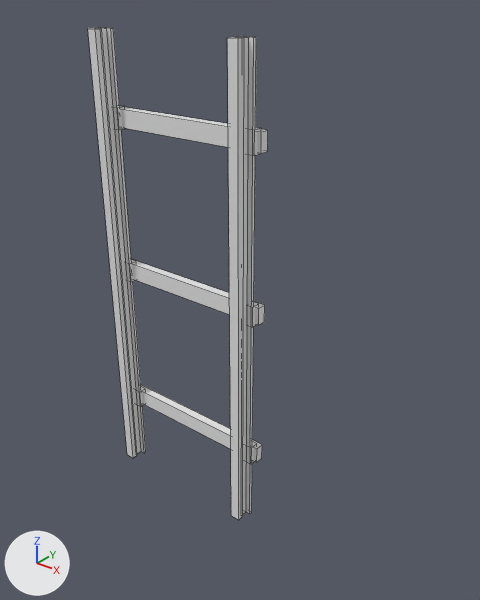
The FBX model Assets/Fbx/WhiteModel/电梯/中型电梯导轨_3m.fbx as it was, and as the next commit left it.
Rendered twice from a 50 mm lens placed at (2.65, -1.83, 3.26), pointed at (0.42, 0.96, 1.53). Arrows for +X, +Y and +Z are at lower left; the lights stay in place. The first picture is the older version. Mesh edges are drawn as thin lines. Where no turn or scale is listed for an object, it has been applied to the vertices.

In view in the first picture: '中型电梯导轨_3m_Export'.
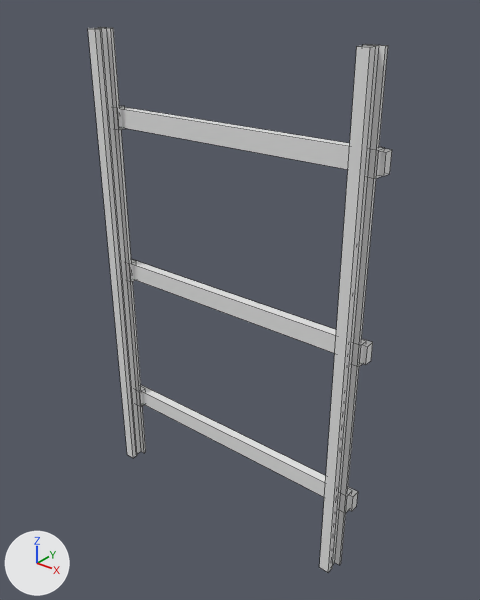
The newer file is also turned or shifted as a whole; pictures and numbers use the older file's frame.

Pixel boxes (x1, y1, x2, y2) of what changed, in the pictures (480 x 600 px; the box of a moved part takes in the faces that stretch with it):
'中型电梯导轨_3m_Export', reshaped (69% wider, 11% taller): before (88, 27, 268, 520); after (88, 27, 392, 573)
part 1 of me_中型电梯导轨_3m_001, moved or reshaped: before (227, 37, 244, 520); after (319, 46, 376, 573)
part 2 of me_中型电梯导轨_3m_001, moved or reshaped: before (239, 37, 249, 514); after (333, 45, 379, 564)
part 3 of me_中型电梯导轨_3m_001, moved or reshaped: before (236, 36, 256, 514); after (335, 44, 388, 565)
part 4 of me_中型电梯导轨_3m_001, moved or reshaped: before (246, 442, 257, 464); after (339, 489, 352, 513)
part 5 of me_中型电梯导轨_3m_001, moved or reshaped: before (246, 302, 259, 327); after (351, 339, 366, 367)
part 6 of me_中型电梯导轨_3m_001, moved or reshaped: before (247, 127, 261, 155); after (367, 147, 385, 179)
part 7 of me_中型电梯导轨_3m_001, moved or reshaped: before (141, 385, 262, 462); after (141, 385, 358, 511)
part 8 of me_中型电梯导轨_3m_001, moved or reshaped: before (131, 259, 265, 325); after (131, 259, 373, 365)
part 9 of me_中型电梯导轨_3m_001, moved or reshaped: before (121, 107, 268, 153); after (121, 107, 392, 176)

The change in detail:
me_中型电梯导轨_3m_001 is used by ob_中型电梯导轨_3m_export; location (0.0, 0.0, 0.0).
Before the commit, vertices of me_中型电梯导轨_3m_001: 49 (0.61, 0.9, 0.44) at pixel (256, 462), 50 (0.61, 0.96, 0.44) at pixel (261, 458), 53 (0.61, 0.9, 0.55) at pixel (257, 448), 54 (0.61, 0.96, 0.55) at pixel (262, 444).
Before the commit, vertices of me_中型电梯导轨_3m_001: 73 (0.61, 0.9, 1.44) at pixel (258, 325), 74 (0.61, 0.96, 1.44) at pixel (264, 321), 77 (0.61, 0.9, 1.55) at pixel (258, 308), 78 (0.61, 0.96, 1.55) at pixel (264, 305).
Before the commit, vertices of me_中型电梯导轨_3m_001: 97 (0.61, 0.9, 2.44) at pixel (261, 153), 98 (0.61, 0.96, 2.44) at pixel (267, 151), 101 (0.61, 0.9, 2.56) at pixel (261, 131), 102 (0.61, 0.96, 2.56) at pixel (267, 130).
me_中型电梯导轨_3m_001 had 120 vertices, 90 faces and spanned x -0.61..0.61, y 0.79..0.96, z 0.0..3.0.
me_中型电梯导轨_3m_001 now has 120 vertices, 90 faces and spans x -0.61..1.3, y 0.79..0.96, z 0.0..3.0.
me_中型电梯导轨_3m_001 part 1: the loose piece of 8 vertices spanning x 0.48..0.54, y 0.79..0.84, z 0.0..3.0 is moved by (0.7, 0.0, 0.0).
me_中型电梯导轨_3m_001 part 2: the loose piece of 8 vertices spanning x 0.49..0.53, y 0.83..0.89, z 0.0..3.0 is moved by (0.7, 0.0, 0.0).
me_中型电梯导轨_3m_001 part 3: the loose piece of 8 vertices spanning x 0.46..0.56, y 0.88..0.91, z 0.0..3.0 is moved by (0.7, 0.0, 0.0).
me_中型电梯导轨_3m_001 part 4: the loose piece of 8 vertices spanning x 0.44..0.58, y 0.88..0.93, z 0.43..0.56 is moved by (0.7, 0.0, 0.0).
me_中型电梯导轨_3m_001 part 5: the loose piece of 8 vertices spanning x 0.44..0.58, y 0.88..0.93, z 1.43..1.56 is moved by (0.7, 0.0, 0.0).
me_中型电梯导轨_3m_001 part 6: the loose piece of 8 vertices spanning x 0.44..0.58, y 0.88..0.93, z 2.43..2.57 is moved by (0.7, 0.0, 0.0).
Part 7, on me_中型电梯导轨_3m_001:
Vertices 49, 50, 53, 54 of me_中型电梯导轨_3m_001 move by (0.7, 0.0, 0.0).
Part 8, on me_中型电梯导轨_3m_001:
Vertices 73, 74, 77, 78 of me_中型电梯导轨_3m_001 move by (0.7, 0.0, 0.0).
Part 9, on me_中型电梯导轨_3m_001:
Vertices 97, 98, 101, 102 of me_中型电梯导轨_3m_001 move by (0.7, 0.0, 0.0).
